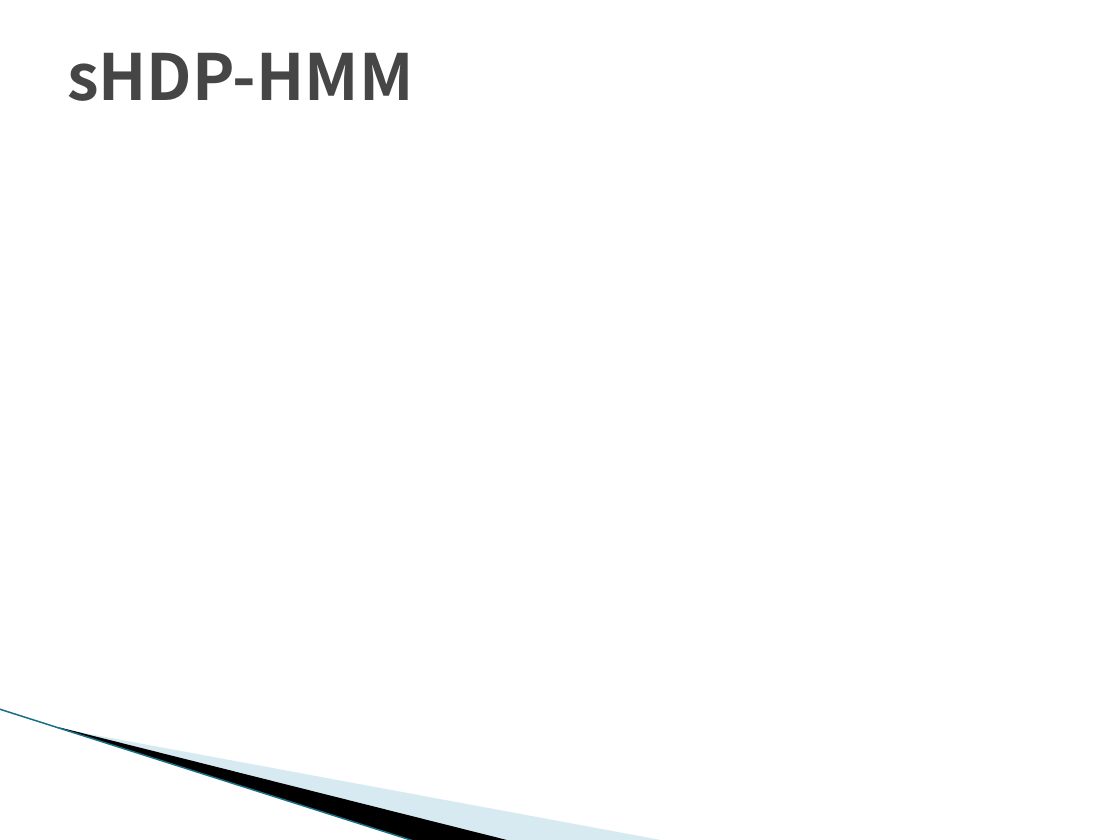
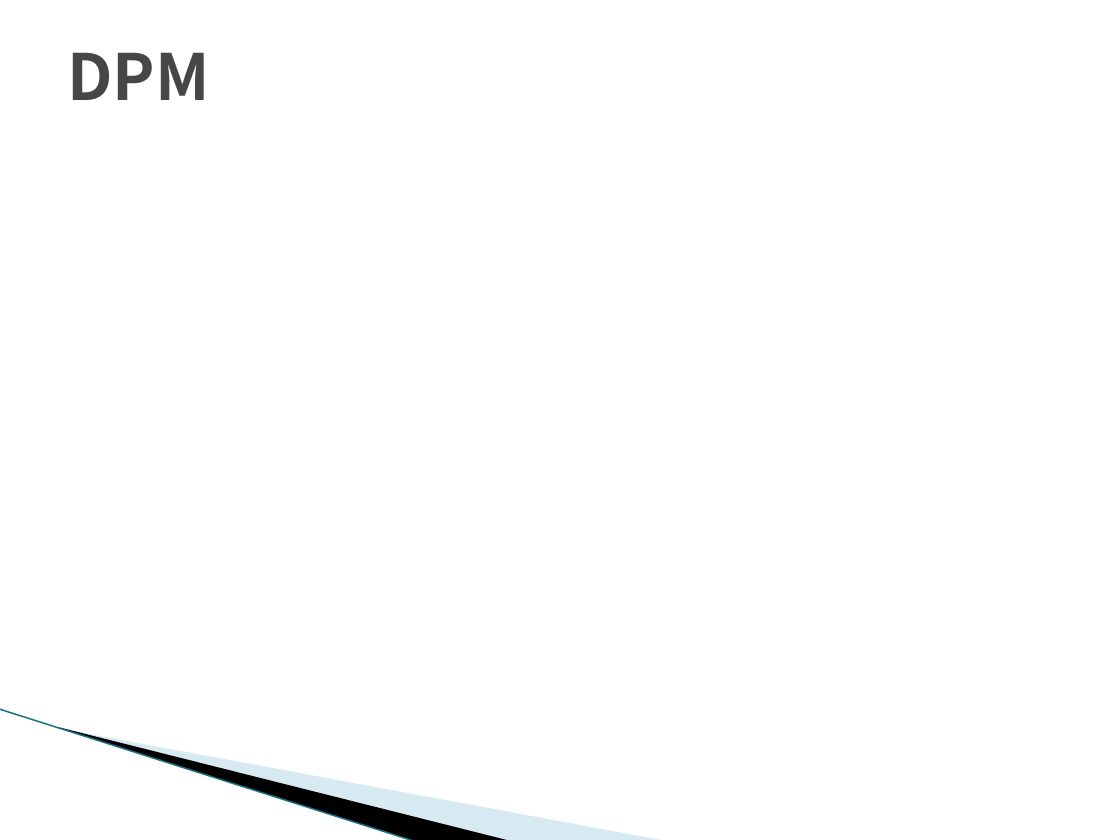
Before and after one commit to TetsuyaKomota/MyMasterStudies, a slide deck: slide 16 of slides/seminar_20170111.pptx. Drawn at 1120x840 pixels with LibreOffice and Linux fonts; fonts in the diff are those of the drawing; grey boxes stand for pictures; background and template pictures are left out. Boxes give left, top, right and bottom in pixels: in the first picture for what was removed or moved away, otherwise in the second. Text is boxed around its words. In the diff, an @@ line names an element or a change of style, - is before the commit and + after.

```diff
--- a/slides/seminar_20170111.pptx
+++ b/slides/seminar_20170111.pptx
@@ title at (67,52,209,100): text changed @@
-sHDP-HMM
+DPM
```
Also in this commit, not shown: 7 other slides changed, 1 slide added, 1 slide removed, 1 other file.
